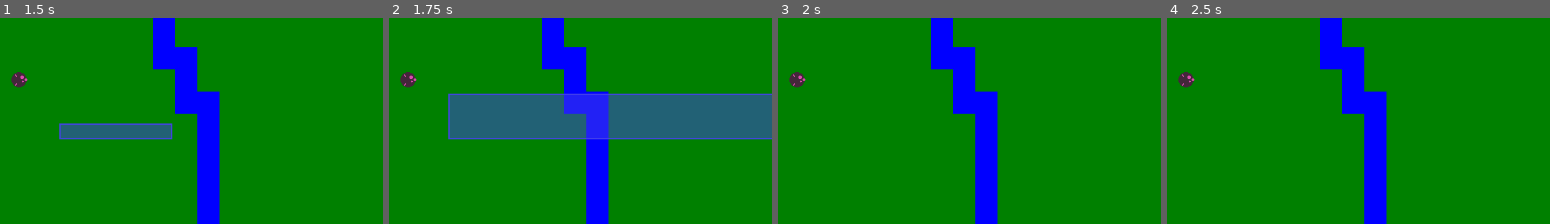
Above: before the commit, frames 1-4 (left to right).
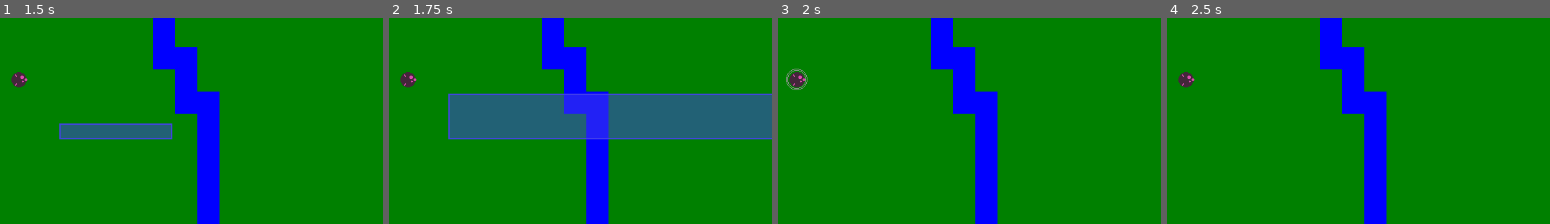
Above: after the commit, the same moments.

Repository: NoNameHobos/rts-game
Game: Godot game, scene res://scenes/scene_manager.tscn
Same seed, same stepped clock (60 frames per second), same inputs: the game is played once before the commit and once after it.
Inputs (mouse positions are % of the whole screen's width and height, from its top left):
- Up to frame 1 (1.5 s): tap Enter at 0.5 s; move the mouse to (73, 45) at 0.52 s; click (73, 45) at 0.67 s; tap Space at 1.25 s; drag from (29, 56) to (73, 45) at 1.27 s
- Up to frame 2 (1.75 s): no input
- Up to frame 3 (2 s): no input
- Up to frame 4 (2.5 s): move the mouse to (60, 27) at 2.02 s; click (60, 27) at 2.17 s
The pictures show only the part of the screen within x 21-71%, y 27-77%; the shares and areas given below are measured in that part.

Frames 1-2 are identical in both runs. In frame 3, 0.2% of the frame differs, in the area x 2-8%, y 24-35%; in frame 4, nothing differs.

Commit message:
S E L E E C T

Diff:
--- a/scenes/prefabs/unit/unit.gd
+++ b/scenes/prefabs/unit/unit.gd
@@ -1,8 +1,8 @@
 extends Node2D
 class_name Unit
 
-
-@onready var sprite: Sprite2D = $Sprite2D
+@onready var selector_sprite: Sprite2D = $Selector
+@onready var sprite: Sprite2D = $Base
 @onready var nav_agent: NavigationAgent2D = $NavigationAgent2D
 
 var team: int = Teams.PLAYER_1
@@ -10,9 +10,11 @@
 
 func select() -> void:
 	selected = true
+	selector_sprite.visible = true
 	## DRAW STUFF
 
 
 func deselect() -> void:
 	selected = false
+	selector_sprite.visible = false
 	## UNDRAW SOME STUFF
--- a/scenes/prefabs/unit/unit.tscn
+++ b/scenes/prefabs/unit/unit.tscn
@@ -1,7 +1,8 @@
-[gd_scene load_steps=4 format=3 uid="uid://bb5ehp5n6p010"]
+[gd_scene load_steps=5 format=3 uid="uid://bb5ehp5n6p010"]
 
 [ext_resource type="Script" uid="uid://bhu2r8bli8i6o" path="res://scenes/prefabs/unit/unit.gd" id="1_342nf"]
 [ext_resource type="Texture2D" uid="uid://d148l7aj4s78s" path="res://assets/unit.png" id="1_i6jyr"]
+[ext_resource type="Texture2D" uid="uid://dd4nspfphiwee" path="res://assets/selector.png" id="3_0bgd4"]
 
 [sub_resource type="CircleShape2D" id="CircleShape2D_342nf"]
 radius = 16.0
@@ -10,7 +11,7 @@
 texture_filter = 1
 script = ExtResource("1_342nf")
 
-[node name="Sprite2D" type="Sprite2D" parent="."]
+[node name="Base" type="Sprite2D" parent="."]
 texture = ExtResource("1_i6jyr")
 
 [node name="NavigationAgent2D" type="NavigationAgent2D" parent="."]
@@ -19,3 +20,7 @@
 
 [node name="CollisionShape2D" type="CollisionShape2D" parent="SelectableArea"]
 shape = SubResource("CircleShape2D_342nf")
+
+[node name="Selector" type="Sprite2D" parent="."]
+visible = false
+texture = ExtResource("3_0bgd4")
Not shown: 1 places in scenes/levels/test_level.tscn that only renumber resources
